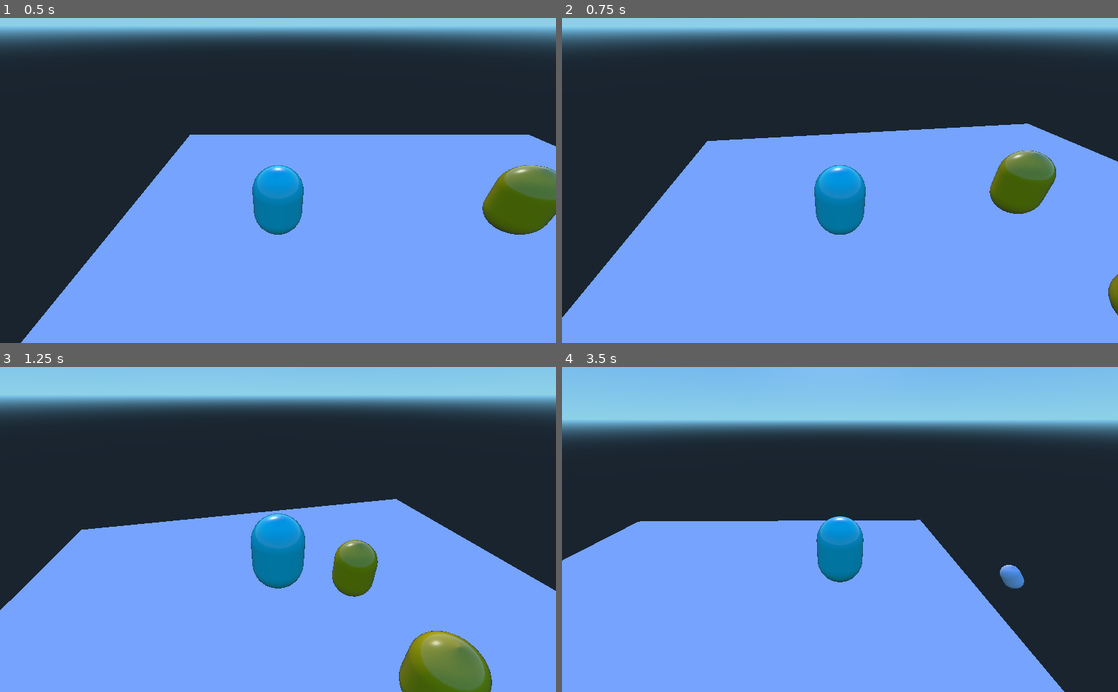
Above: before the commit, frames 1-4 (two rows, left to right).
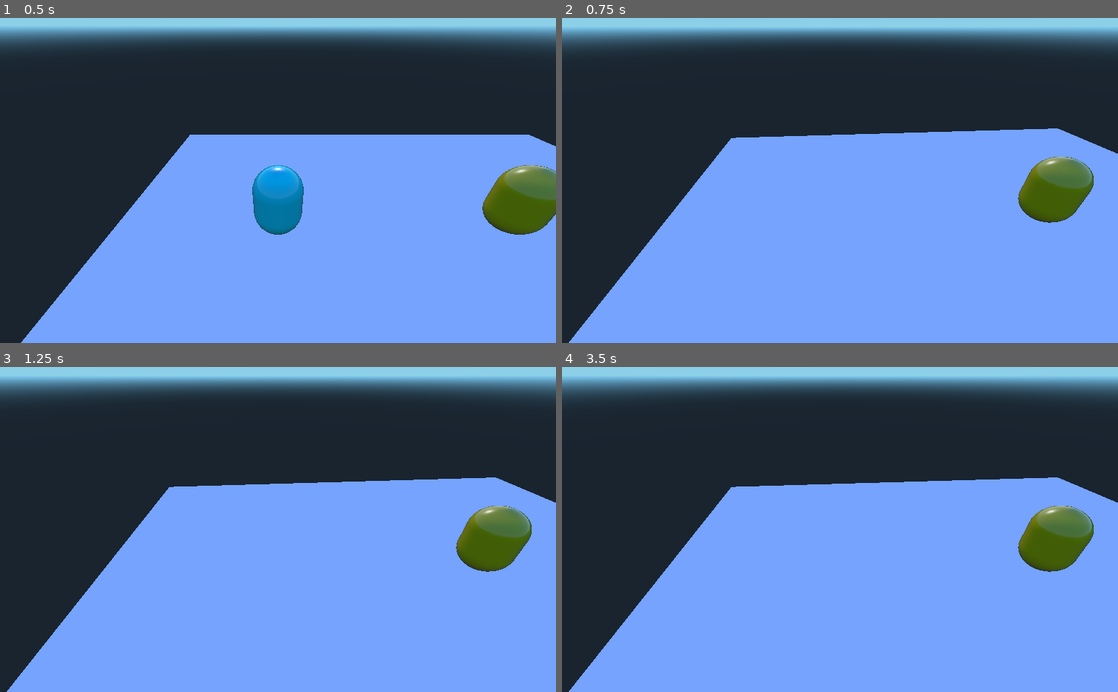
Above: after the commit, the same moments.

Repository: guimafelipe/explosion
Game: Godot game, scene res://Main.tscn
The game is run twice, just before and just after one commit, with the same random seed, the same clock (stepped at 60 frames per second) and the same inputs.
Inputs:
- Up to frame 1 (0.5 s): no input
- Up to frame 2 (0.75 s): hold D (move_right) from 0.53 s (still down); tap Z (explode) at 0.6 s
- Up to frame 3 (1.25 s): keep holding D (move_right); tap Space at 0.77 s
- Up to frame 4 (3.5 s): release D (move_right) at 1.28 s; hold S (move_down) 1.28-2.03 s; tap Z (explode) at 1.35, 2.1, 2.85 s; tap Space at 1.52, 3.02 s; hold D (move_right) 2.03-2.78 s; hold W (move_up) from 2.78 s (still down)

Frame 1 is identical in both runs. In frame 2, 7.8% of the frame differs, in the area x 0-100%, y 32-100%; in frame 3, 30%; in frame 4, 45%, in the area x 0-100%, y 3-100%.

Commit message:
added death effect

Diff:
--- a/Beyblade.gd
+++ b/Beyblade.gd
@@ -16,20 +16,33 @@
 	if(Input.is_action_just_pressed("explode")):
 		explode()
 
+func change_camera_parent():
+	var par_dest = get_node("..")
+	var par_or = $Target
+	var camera = $Target/Camera
+	par_or.remove_child(camera)
+	par_dest.add_child(camera)
+
 func explode():
+	change_camera_parent()
 	$ExplosionArea.explode()
+	yield(get_tree(), "idle_frame")
+	print("morri")
+	queue_free()
 
 func _physics_process(delta):
 	direction = Vector3(0, 0, 0)
-	var cam_xform = get_node("Target/Camera").get_global_transform()
-	if (Input.is_action_pressed("move_up")):
-		direction += -cam_xform.basis[2]
-	if (Input.is_action_pressed("move_down")):
-		direction += cam_xform.basis[2]
-	if (Input.is_action_pressed("move_left")):
-		direction += -cam_xform.basis[0]
-	if (Input.is_action_pressed("move_right")):
-		direction += cam_xform.basis[0]
+	if $Target.get_child_count() > 0:
+		var camera = $Target/Camera
+		var cam_xform = camera.get_global_transform()
+		if (Input.is_action_pressed("move_up")):
+			direction += -cam_xform.basis[2]
+		if (Input.is_action_pressed("move_down")):
+			direction += cam_xform.basis[2]
+		if (Input.is_action_pressed("move_left")):
+			direction += -cam_xform.basis[0]
+		if (Input.is_action_pressed("move_right")):
+			direction += cam_xform.basis[0]
 	direction = direction.normalized()
 	direction = direction * speed * delta
 
--- a/Camera.gd
+++ b/Camera.gd
@@ -1,6 +1,6 @@
 extends Camera
 
-onready var target = get_parent()
+var target
 var smooth_speed = 4.5
 export var offset = Vector3(0, -2, 10)
 const up = Vector3(0, 1, 0)
@@ -10,11 +10,13 @@
 	pass
 
 func _physics_process(delta):
-	var target_pos = target.global_transform.origin
-	var desired_pos = target_pos + offset
-	translation = translation.linear_interpolate(desired_pos, delta*smooth_speed)
-	look_at(target_pos, up)
+	if target == get_parent():
+		var target_pos = target.global_transform.origin
+		var desired_pos = target_pos + offset
+		translation = translation.linear_interpolate(desired_pos, delta*smooth_speed)
+		look_at(target_pos, up)
 
 func _ready():
+	target = get_parent()
 	offset = translation
 	set_as_toplevel(true)
--- a/ExplosionArea.gd
+++ b/ExplosionArea.gd
@@ -1,4 +1,6 @@
 extends Area
+
+signal exploded
 
 func _ready():
 	pass
@@ -9,3 +11,4 @@
 	for item in exploded_items:
 		if item.is_in_group("ExplodeReceptor") and not item == get_parent():
 			item.explode(global_transform.origin)
+	emit_signal("exploded")
--- a/Level6.tscn
+++ b/Level6.tscn
@@ -16,35 +16,111 @@
 
 [node name="Person" parent="." index="2" instance=ExtResource( 3 )]
 
-transform = Transform( 1, 0, 0, 0, 1, 0, 0, 0, 1, 23.5209, 1.71647, 14.3795 )
+editor/display_folded = true
+transform = Transform( 1, 0, 0, 0, 1, 0, 0, 0, 1, 23.5209, 1.16248, 14.3795 )
+_sections_unfolded = [ "Collision", "Transform" ]
+loop = true
 exploderous = true
+
+[node name="Route" type="Spatial" parent="Person" index="1"]
+
+_sections_unfolded = [ "Transform" ]
+
+[node name="Position3D" type="Position3D" parent="Person/Route" index="0"]
+
+_sections_unfolded = [ "Transform" ]
+
+[node name="Position3D2" type="Position3D" parent="Person/Route" index="1"]
+
+transform = Transform( 1, 0, 0, 0, 1, 0, 0, 0, 1, -9.51503, 0, 9.31268 )
+_sections_unfolded = [ "Transform" ]
 
 [node name="Person2" parent="." index="3" instance=ExtResource( 3 )]
 
-transform = Transform( 1, 0, 0, 0, 1, 0, 0, 0, 1, 5.33424, 1.71647, 28.7504 )
+editor/display_folded = true
+transform = Transform( 1, 0, 0, 0, 1, 0, 0, 0, 1, 5.33424, 0.959415, 28.7504 )
+loop = true
 exploderous = true
+
+[node name="Route" type="Spatial" parent="Person2" index="1"]
+
+_sections_unfolded = [ "Transform" ]
+
+[node name="Position3D" type="Position3D" parent="Person2/Route" index="0"]
+
+[node name="Position3D2" type="Position3D" parent="Person2/Route" index="1"]
+
+transform = Transform( 1, 0, 0, 0, 1, 0, 0, 0, 1, 15.939, 0, -2.43413 )
 
 [node name="Person3" parent="." index="4" instance=ExtResource( 3 )]
 
-transform = Transform( 1, 0, 0, 0, 1, 0, 0, 0, 1, 32.2964, 1.71647, 26.2455 )
+transform = Transform( 1, 0, 0, 0, 1, 0, 0, 0, 1, 32.2964, 1.17493, 26.2455 )
+loop = true
 exploderous = true
+
+[node name="Route" type="Spatial" parent="Person3" index="1"]
+
+[node name="Position3D" type="Position3D" parent="Person3/Route" index="0"]
+
+transform = Transform( 1, 0, 0, 0, 1, 0, 0, 0, 1, -18.5974, 0, 0 )
+
+[node name="Position3D2" type="Position3D" parent="Person3/Route" index="1"]
 
 [node name="Person4" parent="." index="5" instance=ExtResource( 3 )]
 
-transform = Transform( 1, 0, 0, 0, 1, 0, 0, 0, 1, 0.0275326, 1.71647, -0.0722008 )
+transform = Transform( 1, 0, 0, 0, 1, 0, 0, 0, 1, 0.0275326, 1.05624, -0.0722008 )
+loop = true
 exploderous = true
+
+[node name="Route" type="Spatial" parent="Person4" index="1"]
+
+[node name="Position3D" type="Position3D" parent="Person4/Route" index="0"]
+
+[node name="Position3D2" type="Position3D" parent="Person4/Route" index="1"]
+
+transform = Transform( 1, 0, 0, 0, 1, 0, 0, 0, 1, 0, 0, -33.0578 )
+
+[node name="Position3D3" type="Position3D" parent="Person4/Route" index="2"]
+
+transform = Transform( 1, 0, 0, 0, 1, 0, 0, 0, 1, -23.2857, 0, -15.3446 )
+
+[node name="Position3D4" type="Position3D" parent="Person4/Route" index="3"]
+
+transform = Transform( 1, 0, 0, 0, 1, 0, 0, 0, 1, -14.7237, 0, 0 )
 
 [node name="Person5" parent="." index="6" instance=ExtResource( 3 )]
 
-transform = Transform( 1, 0, 0, 0, 1, 0, 0, 0, 1, 23.3864, 1.71647, -0.0722008 )
+transform = Transform( 1, 0, 0, 0, 1, 0, 0, 0, 1, 23.3864, 1.16989, -0.0722008 )
+loop = true
 exploderous = true
+
+[node name="Route" type="Spatial" parent="Person5" index="1"]
+
+[node name="Position3D" type="Position3D" parent="Person5/Route" index="0"]
+
+[node name="Position3D2" type="Position3D" parent="Person5/Route" index="1"]
+
+transform = Transform( 1, 0, 0, 0, 1, 0, 0, 0, 1, -6.31173, 0, 18.7229 )
+
+[node name="Position3D3" type="Position3D" parent="Person5/Route" index="2"]
+
+transform = Transform( 0.212159, 0, -0.977235, 0, 1, 0, 0.977235, 0, 0.212159, -23.1045, 0, 7.83587 )
 
 [node name="Person6" parent="." index="7" instance=ExtResource( 3 )]
 
-transform = Transform( 1, 0, 0, 0, 1, 0, 0, 0, 1, -12.8407, 1.71647, 13.188 )
+transform = Transform( 1, 0, 0, 0, 1, 0, 0, 0, 1, -12.8407, 1.11453, 13.188 )
+loop = true
 exploderous = true
+
+[node name="Route" type="Spatial" parent="Person6" index="1"]
+
+[node name="Position3D" type="Position3D" parent="Person6/Route" index="0"]
+
+[node name="Position3D2" type="Position3D" parent="Person6/Route" index="1"]
+
+transform = Transform( 1, 0, 0, 0, 1, 0, 0, 0, 1, 18.4468, 0, 0 )
 
 [node name="Person7" parent="." index="8" instance=ExtResource( 3 )]
 
-transform = Transform( 1, 0, 0, 0, 1, 0, 0, 0, 1, -16.7584, 1.71647, -27.1979 )
+transform = Transform( 1, 0, 0, 0, 1, 0, 0, 0, 1, -16.7584, 0.909565, -27.1979 )
 exploderous = false
--- a/Person.gd
+++ b/Person.gd
@@ -51,8 +51,10 @@
 		set_destination(route_pos[initial_point])
 	elif loop:
 		initial_point = 0
+#		print("resetou posicao")
 		set_destination(route_pos[initial_point])
 	else:
+#		print("finalizou rota")
 		initial_point = -1 #chegou ao ultimo ponto
 
 func _physics_process(delta):
